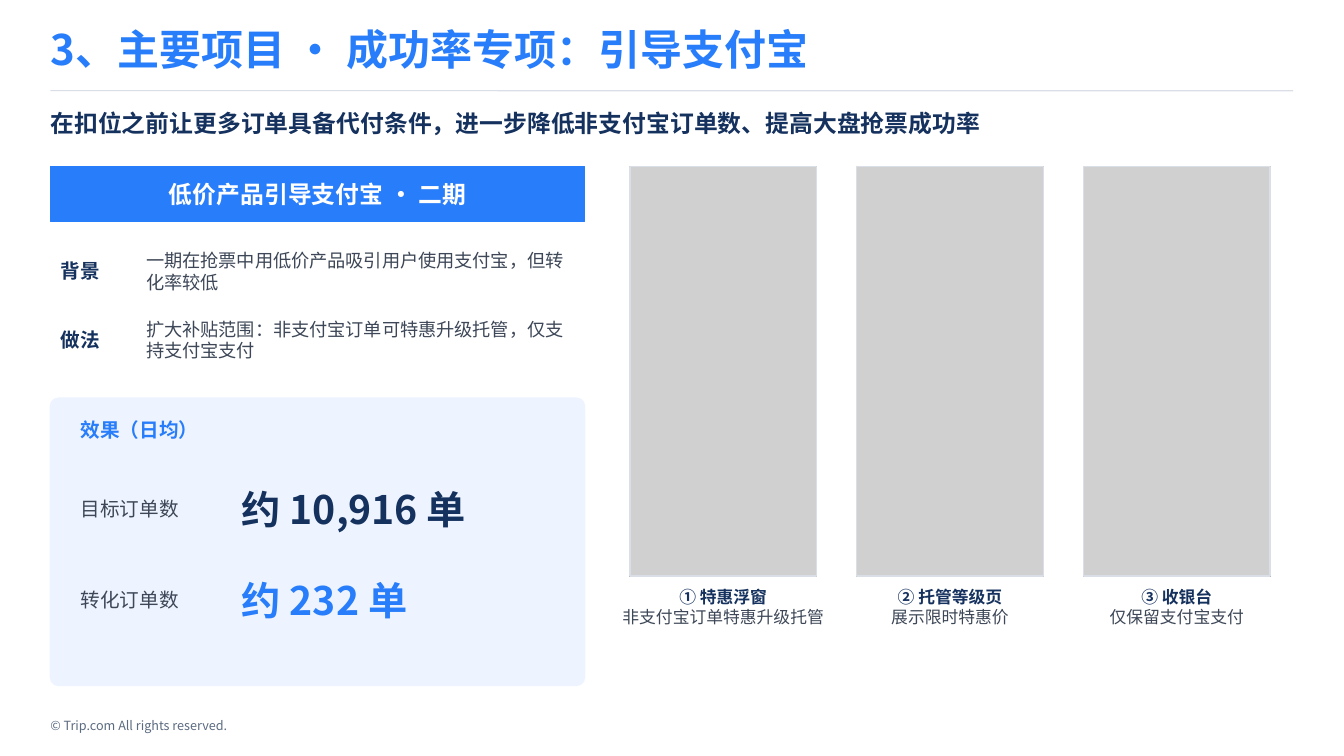
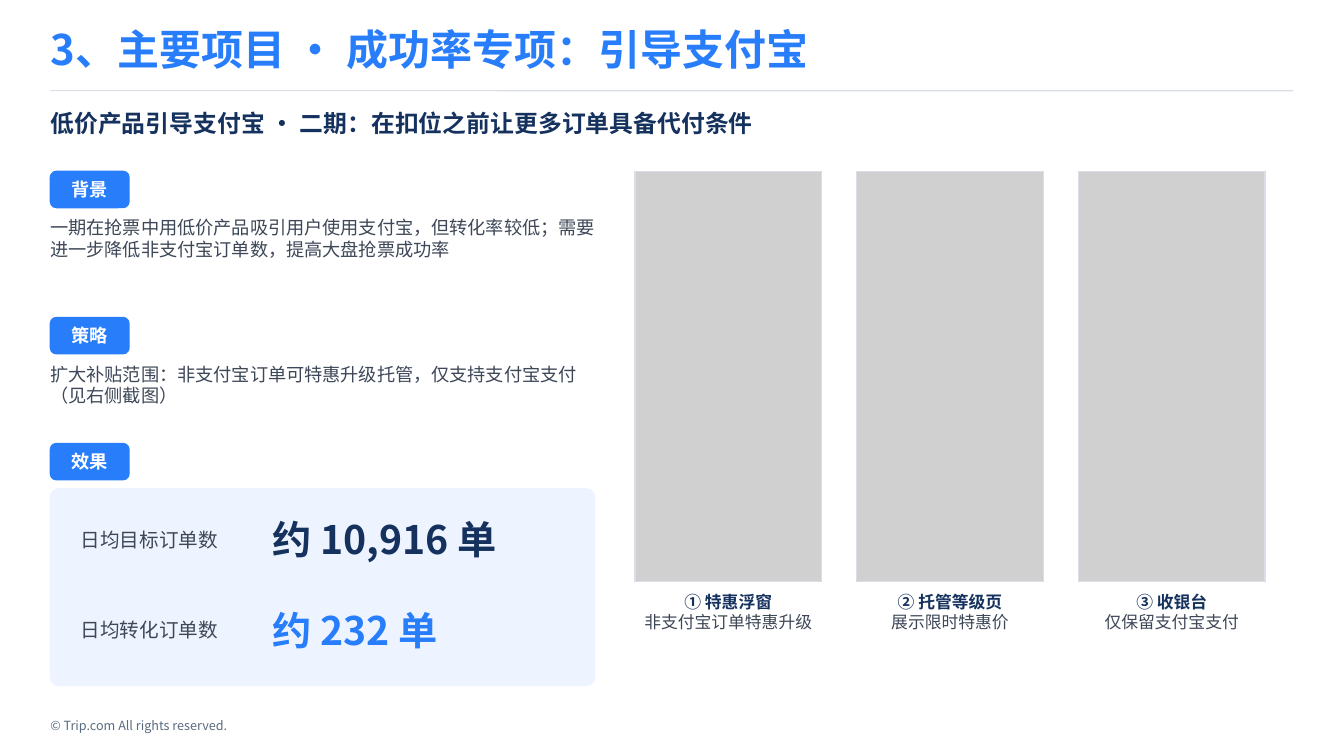
Before and after one commit to Wennie006/AI-myself, a slide deck: slide 2 of 成功率专项.pptx. Drawn at 1344x756 pixels with LibreOffice and Linux fonts; fonts in the diff are those of the drawing; grey boxes stand for pictures. Boxes give left, top, right and bottom in pixels: in the first picture for what was removed or moved away, otherwise in the second. Text is boxed around its words. In the diff, an @@ line names an element or a change of style, - is before the commit and + after.

```diff
--- a/成功率专项.pptx
+++ b/成功率专项.pptx
@@ text at bbox=[50, 111, 753, 134]: text changed @@
-在扣位之前让更多订单具备代付条件，进一步降低非支付宝订单数、提高大盘抢票成功率
+低价产品引导支付宝 · 二期：在扣位之前让更多订单具备代付条件
@@ text "背景": place and size @@
-text "背景" at bbox=[60, 261, 99, 280]
+text "背景" at bbox=[72, 180, 108, 198]
@@ text "背景" at bbox=[72, 180, 108, 198]: size 14 to 13 pt, text colour #15315E to #FFFFFF; alignment left to centre @@
@@ rectangle removed at bbox=[50, 166, 585, 222] @@
@@ rounded rectangle added at bbox=[50, 171, 129, 208], fill #287DFA, outline #287DFA 1 pt @@
@@ picture: place and size @@
-picture at bbox=[630, 166, 817, 577]
+picture at bbox=[635, 171, 822, 582]
@@ rectangle: place and size @@
-rectangle at bbox=[630, 166, 817, 577]
+rectangle at bbox=[635, 171, 822, 582]
@@ picture: place and size @@
-picture at bbox=[857, 166, 1044, 577]
+picture at bbox=[857, 171, 1044, 582]
@@ rectangle: place and size @@
-rectangle at bbox=[857, 166, 1044, 577]
+rectangle at bbox=[857, 171, 1044, 582]
@@ picture: place and size @@
-picture at bbox=[1084, 166, 1270, 577]
+picture at bbox=[1079, 171, 1265, 582]
@@ rectangle: place and size @@
-rectangle at bbox=[1084, 166, 1270, 577]
+rectangle at bbox=[1079, 171, 1265, 582]
@@ text removed at bbox=[169, 182, 466, 205] @@
-低价产品引导支付宝 · 二期
@@ text "一期在抢票中用低价产品吸引用户使用支付宝，但转化率较低；需要进一步降低非支付宝订单数，提高大盘抢票成功率" at bbox=[50, 218, 595, 258]: vertical alignment middle to top @@
@@ text at bbox=[50, 218, 595, 258]: text changed @@
-一期在抢票中用低价产品吸引用户使用支付宝，但转化率较低
+一期在抢票中用低价产品吸引用户使用支付宝，但转化率较低；需要进一步降低非支付宝订单数，提高大盘抢票成功率
@@ rounded rectangle added at bbox=[50, 318, 129, 354], fill #287DFA, outline #287DFA 1 pt @@
@@ text at bbox=[72, 324, 108, 348]: text changed; size 14 to 13 pt; text colour #15315E to #FFFFFF @@
-做法
+策略
@@ text at bbox=[50, 365, 576, 404]: text changed @@
-扩大补贴范围：非支付宝订单可特惠升级托管，仅支持支付宝支付
+扩大补贴范围：非支付宝订单可特惠升级托管，仅支持支付宝支付（见右侧截图）
@@ text "扩大补贴范围：非支付宝订单可特惠升级托管，仅支持支付宝支付（见右侧截图）" at bbox=[50, 365, 576, 404]: vertical alignment middle to top @@
@@ text "效果" at bbox=[72, 452, 108, 470]: vertical alignment top to middle @@
@@ rounded rectangle added at bbox=[50, 444, 129, 480], fill #287DFA, outline #287DFA 1 pt @@
@@ text at bbox=[72, 452, 108, 470]: text changed; size 14 to 13 pt; text colour #287DFA to #FFFFFF @@
-效果（日均）
+效果
@@ rounded rectangle: place and size @@
-rounded rectangle at bbox=[50, 398, 585, 686]
+rounded rectangle at bbox=[50, 489, 595, 686]
@@ rounded rectangle at bbox=[50, 489, 595, 686]: proportions changed @@
@@ text "约 10,916 单": place and size @@
-text "约 10,916 单" at bbox=[242, 490, 466, 532]
+text "约 10,916 单" at bbox=[272, 520, 496, 562]
@@ text at bbox=[81, 530, 218, 549]: text changed @@
-目标订单数
+日均目标订单数
@@ text "约 232 单": place and size @@
-text "约 232 单" at bbox=[242, 582, 407, 619]
+text "约 232 单" at bbox=[272, 612, 437, 649]
@@ text "② 托管等级页": place and size @@
-text "② 托管等级页" at bbox=[891, 588, 1008, 625]
+text "② 托管等级页" at bbox=[891, 593, 1008, 630]
@@ text "③ 收银台": place and size @@
-text "③ 收银台" at bbox=[1110, 588, 1244, 625]
+text "③ 收银台" at bbox=[1105, 593, 1239, 630]
@@ text at bbox=[81, 620, 218, 639]: text changed @@
-转化订单数
+日均转化订单数
@@ text at bbox=[644, 614, 812, 630]: text changed @@
-非支付宝订单特惠升级托管
+非支付宝订单特惠升级
```
Also in this commit, not shown: 3 other slides changed.
